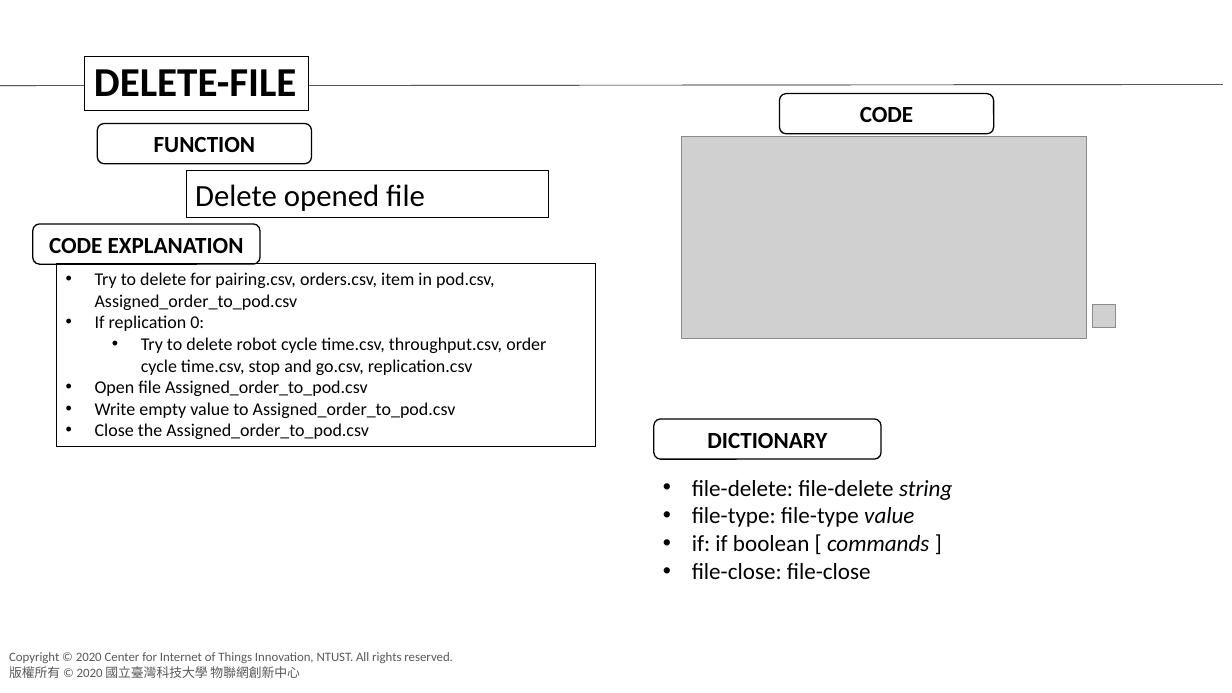
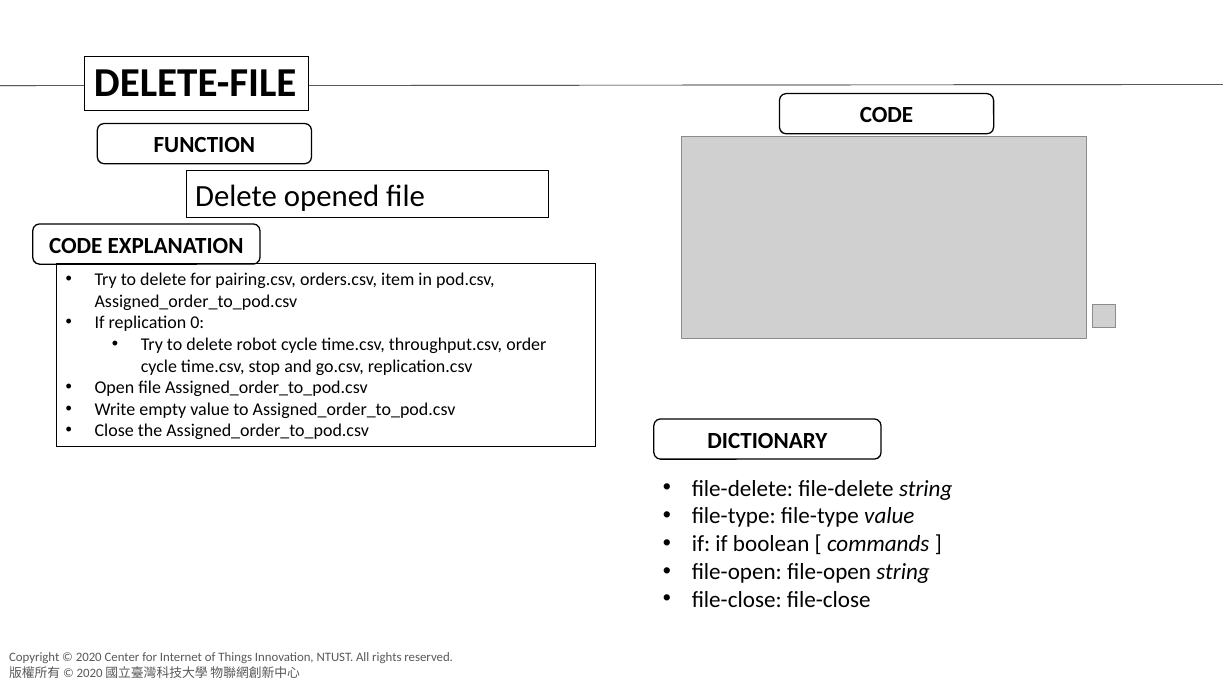
Before and after one commit to agnesyosephine/kiva, a slide deck: slide 5 of Assignment/Checkpoint 1 Rasyid Fajar.pptx. Drawn at 1232x693 pixels with LibreOffice and Linux fonts; fonts in the diff are those of the drawing; grey boxes stand for pictures; background and template pictures are left out. Boxes give left, top, right and bottom in pixels: in the first picture for what was removed or moved away, otherwise in the second. Text is boxed around its words. In the diff, an @@ line names an element or a change of style, - is before the commit and + after.

```diff
--- a/Assignment/Checkpoint 1 Rasyid Fajar.pptx
+++ b/Assignment/Checkpoint 1 Rasyid Fajar.pptx
@@ text at [692, 563, 929, 583]: paragraph added @@
+• file-open: file-open string
```
Also in this commit, not shown: 1 slide added.
